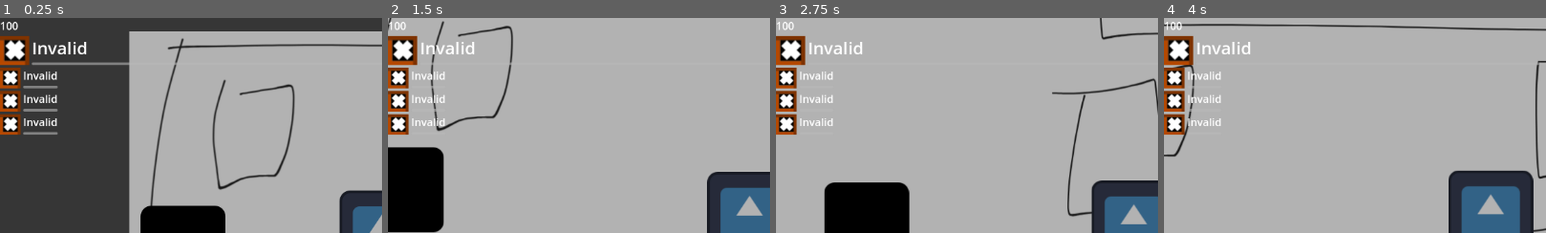
Above: before the commit, frames 1-4 (left to right).
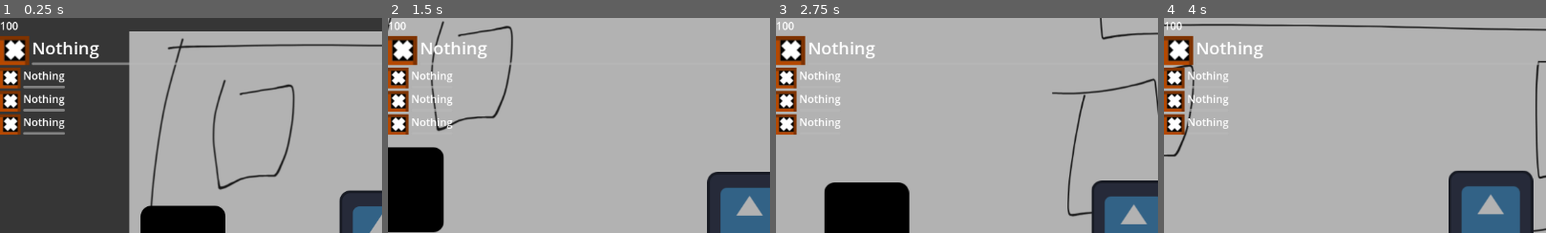
Above: after the commit, the same moments.

Repository: Gurkgamer/PirateSoftware_SummerJam_2024
Game: Godot game, scene res://Scenes/Levels/Test/test_level.tscn
Same seed, same stepped clock (60 frames per second), same inputs: the game is played once before the commit and once after it. The engine's default icon, where the game draws it, is replaced by a stand-in: a white triangle on a blue panel in a dark square.
Inputs (mouse positions are % of the whole screen's width and height, from its top left):
- Up to frame 1 (0.25 s): no input
- Up to frame 2 (1.5 s): tap Enter at 0.5 s; move the mouse to (72, 45) at 0.52 s; press the mouse at (72, 45) at 0.53 s; hold D (Right) 0.53-1.28 s; move the mouse to (30, 55) at 1.27 s; release the mouse at (30, 55) at 1.28 s; hold S (Down) from 1.28 s (still down); click (30, 55) at 1.35 s
- Up to frame 3 (2.75 s): move the mouse to (60, 28) at 2.02 s; release S (Down) at 2.03 s; press the mouse at (60, 28) at 2.03 s; hold D (Right) from 2.03 s (still down)
- Up to frame 4 (4 s): move the mouse to (45, 70) at 2.77 s; release D (Right) at 2.78 s; release the mouse at (45, 70) at 2.78 s; hold W (Up) 2.78-3.53 s; click (45, 70) at 2.85 s; move the mouse to (80, 65) at 3.52 s; press the mouse at (80, 65) at 3.53 s; hold A (Left) from 3.53 s (still down)
The pictures show only the part of the screen within x 0-50%, y 0-50%; the shares and areas given below are measured in that part.

The runs differ from the first frame. In frame 1, 1.5% of the frame differs, in the area x 6-26%, y 11-55%; in frame 2, 1.1%; in frame 3, 1.0%; in frame 4, 1.1%.

Commit message:
Se corrige menus y sonido palmadas

Diff:
--- /dev/null
+++ b/Scenes/AlchemySpells/Nothing/Scripts/nothing.gd
@@ -0,0 +1,9 @@
+extends Node2D
+
+var cooldown : float = 0.01
+
+func _ready() -> void:
+	queue_free()
+
+func initialize(player: CharacterBody2D, _p_direction : Vector2) -> void:
+	global_position = player.global_position
--- /dev/null
+++ b/Scenes/AlchemySpells/Nothing/nothing.tscn
@@ -0,0 +1,6 @@
+[gd_scene load_steps=2 format=3 uid="uid://j3r5a6a7xtgt"]
+
+[ext_resource type="Script" path="res://Scenes/AlchemySpells/Nothing/Scripts/nothing.gd" id="1_a5sdo"]
+
+[node name="Nothing" type="Node2D"]
+script = ExtResource("1_a5sdo")
--- a/Scenes/CanvasLayers/AlchemyMenu/Scripts/alchemy_menu.gd
+++ b/Scenes/CanvasLayers/AlchemyMenu/Scripts/alchemy_menu.gd
@@ -5,7 +5,9 @@
 signal gaunlet_alchemy_applied(setting : Vector3, gaunlet_position: int)
 signal alchemy_set_active_gaunlet(active_gaunlet_tab : int)
 
+@onready var formula_notebook_button: TextureButton = %FormulaNotebookButton
 @onready var formula_notebook: ColorRect = %FormulaNotebook
+var is_alchemy_menu_open : bool
 
 enum liquids{
 	WATER,
@@ -38,6 +40,9 @@
 func _ready() -> void:
 	formula_notebook.return_from_notebook_entries.connect(_on_return_from_notebook_entries)
 	formula_notebook.global_position.x = get_viewport().get_visible_rect().size.x
+
+func _process(delta: float) -> void:
+	%FormulaNotebookButton.disabled = false if is_alchemy_menu_open else true
 
 func set_gaunlet_setups(gaunlets : PackedVector3Array, current_gaunlet : int) -> void:
 	for next_gaunlet_position in range(gaunlets.size()):
@@ -57,6 +62,8 @@
 	_on_clapchemy_button_pressed()
 
 func assign_current_formula_to_gaunlet(formula_vector: Vector3) -> void:
+	if formula_vector == Vector3(-1,-1,-1):
+		formula_vector = Vector3(0,0,0)
 	set_liquid_button(formula_vector.x)
 	set_material_button(formula_vector.y)
 	set_catalyst_button(formula_vector.z)
@@ -66,7 +73,7 @@
 	var spell_name_value : String
 	var spell_entry = GameManager.spell_library[formula_combination]
 	if spell_entry is String:
-		spell_name_value = "Nothing"
+		spell_name_value = "Unassigned" #FIXME Esto es poo, hacer que este valor sea una constante y concatenar numeros si realmente se quiere tener tambien el valor de la conbinacion en el nombre
 	else:
 		spell_name_value = spell_entry["name"]
 	return spell_name_value
@@ -87,10 +94,25 @@
 	%ActiveTexture.texture = NOT_ACTIVE
 	%ActiveLabel.text = "NOT ACTIVE"
 
+## BOTON MAGICO
 func _on_clapchemy_button_pressed() -> void:
 	var formula_combination = Vector3(current_liquid, current_material, current_catalyst)
+	var spell_name_obtained = get_spell_name_by_vector3(formula_combination)
+	if spell_name_obtained.contains("Unassigned"):
+		#TODO -> Lanzar mensaje de que no hay formula para esa combinación
+		#SUGGESTION -> Hacer que el jugador pierda la magia en este guante o que lo mantenga?
+		var mantener : bool = false
+		if mantener :
+			return #Mantener magia
+		else :
+			spell_name_obtained = "Nothing"
+			var original_formula_combination = formula_combination
+			formula_combination = Vector3(-1,-1,-1)
+			GameManager.update_player_layer_spell_data(formula_combination, current_gaunlet_tab)
+			GameManager.available_gaunlets[current_gaunlet_tab] = formula_combination
+			formula_combination = original_formula_combination
+	current_tab_gaunlet_spell_name.text = spell_name_obtained
 	gaunlet_alchemy_applied.emit(formula_combination, current_gaunlet_tab)
-	current_tab_gaunlet_spell_name.text = get_spell_name_by_vector3(formula_combination)
 	var is_new_spell = formula_notebook.add_notebook_entry(formula_combination)
 	if is_new_spell :
 		is_new_spell.assign_notebook_formula.connect(on_notebook_asign_formula)
@@ -284,5 +306,5 @@
 	var viewport_size = get_viewport().get_visible_rect().size
 	#formula_notebook.global_position.x = viewport_size.x
 	var tween = create_tween()
-	tween.tween_property(formula_notebook, "global_position:x", viewport_size.x, 0.1).finished.connect(func() -> void : print("termine"))
+	tween.tween_property(formula_notebook, "global_position:x", viewport_size.x, 0.1)
 	return tween
--- a/Scenes/CanvasLayers/AlchemyMenu/alchemy_menu.tscn
+++ b/Scenes/CanvasLayers/AlchemyMenu/alchemy_menu.tscn
@@ -333,7 +333,8 @@
 layout_mode = 2
 size_flags_horizontal = 3
 
-[node name="TextureButton" type="TextureButton" parent="HBoxContainer/AlchemyContainer/HBoxContainer2"]
+[node name="FormulaNotebookButton" type="TextureButton" parent="HBoxContainer/AlchemyContainer/HBoxContainer2"]
+unique_name_in_owner = true
 layout_mode = 2
 focus_mode = 0
 texture_normal = ExtResource("5_jwtap")
@@ -622,7 +623,7 @@
 
 [connection signal="tab_changed" from="HBoxContainer/GaunletContainer/TabContainer" to="." method="_on_tab_container_tab_changed"]
 [connection signal="pressed" from="HBoxContainer/GaunletContainer/HBoxContainer/ClapchemyButton" to="." method="_on_clapchemy_button_pressed"]
-[connection signal="pressed" from="HBoxContainer/AlchemyContainer/HBoxContainer2/TextureButton" to="." method="_on_texture_button_pressed"]
+[connection signal="pressed" from="HBoxContainer/AlchemyContainer/HBoxContainer2/FormulaNotebookButton" to="." method="_on_texture_button_pressed"]
 [connection signal="toggled" from="HBoxContainer/AlchemyContainer/LiquidsContainer/WaterTexture" to="." method="_on_water_texture_toggled"]
 [connection signal="toggled" from="HBoxContainer/AlchemyContainer/LiquidsContainer/VinegarTexture" to="." method="_on_vinegar_texture_toggled"]
 [connection signal="toggled" from="HBoxContainer/AlchemyContainer/LiquidsContainer/OilTexture" to="." method="_on_oil_texture_toggled"]
--- a/Scenes/CanvasLayers/FormulaNotebook/Scripts/formula_notebook.gd
+++ b/Scenes/CanvasLayers/FormulaNotebook/Scripts/formula_notebook.gd
@@ -9,9 +9,9 @@
 
 #CHORE -> POnerle el tipo de retorno o no me molesto?
 func add_notebook_entry(formula_vector : Vector3): # Para saber si es una entrada
-	print("Recibo vector magia		: " + str(formula_vector))
 	var spell_entry = GameManager.spell_library[formula_vector]
-	if spell_entry is String : #TODO -> Que hacer ocn el nothing
+	if spell_entry is String or formula_vector == Vector3(-1,-1,-1)  :
+		push_error("Algo ha llamado aqui con un entrada sin magia: " + str(formula_vector))
 		return null
 
 	for next_entry in entry_container.get_children():
--- a/Scenes/CanvasLayers/PlayerStatus/player_status.tscn
+++ b/Scenes/CanvasLayers/PlayerStatus/player_status.tscn
@@ -1,7 +1,7 @@
 [gd_scene load_steps=3 format=3 uid="uid://bxdcdi2qveb03"]
 
 [ext_resource type="Script" path="res://Scenes/CanvasLayers/PlayerStatus/Scripts/player_status.gd" id="1_cmkwq"]
-[ext_resource type="Texture2D" uid="uid://c415ayvnkkulp" path="res://Scenes/AlchemySpells/Invalid/Images/invalid_icon.png" id="2_7iwvb"]
+[ext_resource type="Texture2D" uid="uid://c415ayvnkkulp" path="res://Scenes/AlchemySpells/Nothing/Images/nothing_icon.png" id="2_7iwvb"]
 
 [node name="PlayerStatus" type="CanvasLayer"]
 process_mode = 3
--- a/Scenes/Player/Scripts/player.gd
+++ b/Scenes/Player/Scripts/player.gd
@@ -19,6 +19,7 @@
 	if event.is_action_pressed("Cast") and spell_scene:
 		var casted_spell = spell_scene.instantiate()
 		if SpellCooldownManager.can_be_cast(casted_spell) :
+			%ClapSFX.play()
 			var mouse_direction = (get_global_mouse_position() - position).normalized()
 			casted_spell.initialize(self, mouse_direction)
 			get_tree().root.add_child(casted_spell)
--- a/Scenes/Player/player.tscn
+++ b/Scenes/Player/player.tscn
@@ -1,8 +1,9 @@
-[gd_scene load_steps=4 format=3 uid="uid://cw5ulthl1fbcm"]
+[gd_scene load_steps=5 format=3 uid="uid://cw5ulthl1fbcm"]
 
 [ext_resource type="Script" path="res://Scenes/Player/Scripts/player.gd" id="1_06ou5"]
 [ext_resource type="Texture2D" uid="uid://bcqmeah0a81ju" path="res://icon.svg" id="2_v5a83"]
 [ext_resource type="Script" path="res://Scenes/Player/Scripts/camera_2d.gd" id="3_lojil"]
+[ext_resource type="AudioStream" uid="uid://oxwrf6bbsw7h" path="res://Audio/SFX/Claps/clap001.ogg" id="4_r46af"]
 
 [node name="Player" type="CharacterBody2D" groups=["Player"]]
 process_mode = 1
@@ -18,4 +19,8 @@
 unique_name_in_owner = true
 one_shot = true
 
+[node name="ClapSFX" type="AudioStreamPlayer2D" parent="."]
+unique_name_in_owner = true
+stream = ExtResource("4_r46af")
+
 [connection signal="timeout" from="CoolDownTimer" to="." method="_on_cool_down_timer_timeout"]
--- a/Scripts/game_manager.gd
+++ b/Scripts/game_manager.gd
@@ -8,17 +8,17 @@
 
 var player : CharacterBody2D
 
-var active_gaunlet : int = 0:
+var active_gaunlet_slot : int = 0:
 	get:
-		return active_gaunlet
+		return active_gaunlet_slot
 	set (value):
 		if value >= available_gaunlets.size():
-			active_gaunlet = 0
+			active_gaunlet_slot = 0
 			return
 		if value < 0 :
-			active_gaunlet = available_gaunlets.size() - 1
+			active_gaunlet_slot = available_gaunlets.size() - 1
 			return
-		active_gaunlet = value
+		active_gaunlet_slot = value
 var available_gaunlets : PackedVector3Array = [
 	Vector3(-1,-1,-1),
 	Vector3(-1,-1,-1),
@@ -27,7 +27,6 @@
 var canvas_alchemy_layer : CanvasLayer
 var player_status_layer
 var alchemy_menu : Control
-var in_alchemy_menu : bool = false
 
 func _ready() -> void:
 	process_mode = Node.PROCESS_MODE_ALWAYS
@@ -40,10 +39,15 @@
 	player_status_layer.layer = 2
 	for next_spell_position in range(available_gaunlets.size()-1,-1,-1):
 		update_player_layer_spell_data(available_gaunlets[next_spell_position],next_spell_position)
+		_on_alchemy_setting_set(available_gaunlets[next_spell_position],next_spell_position)
 	get_tree().root.add_child.call_deferred(player_status_layer)
-	active_gaunlet = 0
-	player_status_layer.set_active_spell(active_gaunlet)
-	#TODO -> Añadir escena invalida como primera magia?????
+	active_gaunlet_slot = 0
+	player_status_layer.set_active_spell(active_gaunlet_slot)
+	available_gaunlets = [
+	Vector3(0,0,0),
+	Vector3(0,0,0),
+	Vector3(0,0,0),
+	Vector3(0,0,0)]
 
 func _process(_delta: float) -> void:
 
@@ -54,17 +58,17 @@
 
 func _input(event: InputEvent) -> void:
 	if event.is_action_pressed("OpenAlchemyMenu"):
-		if !in_alchemy_menu :
+		if !alchemy_menu or !alchemy_menu.is_alchemy_menu_open :
 			open_alchemy_menu()
 		else :
 			close_alchemy_menu()
 
 func _on_player_gaunlet_change(direction : bool) -> void :
 	if direction:
-		active_gaunlet +=1
+		active_gaunlet_slot +=1
 	else :
-		active_gaunlet -=1
-	_on_alchemy_set_active_gaunlet(active_gaunlet)
+		active_gaunlet_slot -=1
+	_on_alchemy_set_active_gaunlet(active_gaunlet_slot)
 
 func on_player_health_change(health_value : int) -> void:
 	pass
@@ -81,136 +85,140 @@
 		canvas_alchemy_layer.add_child(alchemy_menu)
 		get_tree().root.add_child(canvas_alchemy_layer)
 
-		alchemy_menu.set_gaunlet_setups(available_gaunlets, active_gaunlet)
 		alchemy_menu.gaunlet_alchemy_applied.connect(_on_alchemy_setting_set)
 		alchemy_menu.alchemy_set_active_gaunlet.connect(_on_alchemy_set_active_gaunlet)
 
+	alchemy_menu.set_gaunlet_setups(available_gaunlets, active_gaunlet_slot)
 	var tween = create_tween()
-	tween.tween_property(alchemy_menu, "position:x", 0,0.1)
-	in_alchemy_menu = true
+	tween.tween_property(alchemy_menu, "position:x", 0,0.1).finished.connect(func() -> void:
+		alchemy_menu.is_alchemy_menu_open = true
+		)
 
 func close_alchemy_menu() -> void:
+	alchemy_menu.is_alchemy_menu_open = false
 	var submenu_tween : Tween = alchemy_menu._on_return_from_notebook_entries()
 	submenu_tween.finished.connect(func() -> void:
 		var tween = create_tween()
 		var viewport_size = get_viewport().get_visible_rect().size
 		tween.tween_property(alchemy_menu, "position:x", viewport_size.x, 0.1).finished.connect(func() -> void:
 			get_tree().paused = false
-			in_alchemy_menu = false
+			alchemy_menu.is_alchemy_menu_open = false
 			, CONNECT_ONE_SHOT)
 			, CONNECT_ONE_SHOT)
 
-func _on_alchemy_set_active_gaunlet(gaunlet_position: int) -> void:
-	active_gaunlet = gaunlet_position
-	update_player_layer_spell_data(available_gaunlets[active_gaunlet], active_gaunlet)
-	player_status_layer.set_active_spell(gaunlet_position)
-	var diccionaro = available_gaunlets[active_gaunlet]
-	var spell_data = spell_library[diccionaro]
+func _on_alchemy_set_active_gaunlet(gaunlet_slot: int) -> void:
+	active_gaunlet_slot = gaunlet_slot
+	update_player_layer_spell_data(available_gaunlets[gaunlet_slot], gaunlet_slot)
+	player_status_layer.set_active_spell(gaunlet_slot)
+	var active_apell_combination = available_gaunlets[gaunlet_slot]
+	var spell_data = spell_library[active_apell_combination]
 	if spell_data is String:
 		spell_data = spell_library[Vector3(-1,-1,-1)]
-	player.set_spell(spell_library[diccionaro]["scene"])
-
-func _on_alchemy_setting_set(new_gaunlet_setting : Vector3, gaunlet_position: int) -> void :
-	update_player_layer_spell_data(new_gaunlet_setting, gaunlet_position)
-	if gaunlet_position == active_gaunlet: # Si es el guante activo, actualizar directamente la escena del jugador para la magia
-		_on_alchemy_set_active_gaunlet(gaunlet_position)
+	#player.set_spell(spell_library[active_apell_combination]["scene"])
+	player.set_spell(spell_data["scene"])
+
+## AL PULSAR EL BOTON MAGICO
+func _on_alchemy_setting_set(new_gaunlet_setting : Vector3, gaunlet_slot: int) -> void :
+	update_player_layer_spell_data(new_gaunlet_setting, gaunlet_slot)
+	if gaunlet_slot == active_gaunlet_slot: # Si es el guante activo, actualizar directamente la escena del jugador para la magia
+		_on_alchemy_set_active_gaunlet(gaunlet_slot)
 
 ## ESTO SOLO ACTUALIZA LA INFORMACION DE LAS MAGIAS EN PANTALLA DEL PLAYER LAYER
-func update_player_layer_spell_data(new_setting : Vector3, gaunlet_position : int) -> void :
-	available_gaunlets[gaunlet_position] = new_setting
+func update_player_layer_spell_data(new_setting : Vector3, gaunlet_slot : int) -> void :
+	available_gaunlets[gaunlet_slot] = new_setting
 	var spell_packedscene = spell_library[new_setting]
 	if !spell_packedscene is String:
-		player_status_layer.set_gaunlet_data(spell_packedscene["name"], spell_packedscene["icon"], gaunlet_position)
+		player_status_layer.set_gaunlet_data(spell_packedscene["name"], spell_packedscene["icon"], gaunlet_slot)
 	else : #CHORE - Quitar esto al acabar
 		print("NO HAY PARA ESTA COMBINACION")
 
 # LIQUID - SOLID - CATALYST
 var spell_library ={
-	# TODO - Poner escena para invalido aqui
-	Vector3(-1,-1,-1): {"name":"Invalid","scene": null, "icon": preload("res://Scenes/AlchemySpells/Invalid/Images/invalid_icon.png")},
+	# HACK - Todo esto deberian ser recursos fisicos en el proyecto
+	Vector3(-1,-1,-1): {"name":"Nothing","scene": preload("res://Scenes/AlchemySpells/Nothing/nothing.tscn"), "icon": preload("res://Scenes/AlchemySpells/Nothing/Images/nothing_icon.png")},
 	# X-X-0 -> Ruby
-	Vector3(0,0,0): "Resource000",
-	Vector3(1,0,0): "Resource100",
-	Vector3(2,0,0): "Resource200",
-	Vector3(3,0,0): "Resource300",
-	Vector3(0,1,0): "Resource010",
-	Vector3(1,1,0): "Resource110",
-	Vector3(2,1,0): "Resource210",
-	Vector3(3,1,0): "Resource310",
-	Vector3(0,2,0): "Resource020", # Vapor - FieldSkill - Steam like puzzles?
-	Vector3(1,2,0): "Resource120", # FireShield - Defensive - Fire attack protection
+	Vector3(0,0,0): "Unassigned000",
+	Vector3(1,0,0): "Unassigned100",
+	Vector3(2,0,0): "Unassigned200",
+	Vector3(3,0,0): "Unassigned300",
+	Vector3(0,1,0): "Unassigned010",
+	Vector3(1,1,0): "Unassigned110",
+	Vector3(2,1,0): "Unassigned210",
+	Vector3(3,1,0): "Unassigned310",
+	Vector3(0,2,0): "Unassigned020", # Vapor - FieldSkill - Steam like puzzles?
+	Vector3(1,2,0): "Unassigned120", # FireShield - Defensive - Fire attack protection
 	Vector3(2,2,0): {"name": "Bonfire", "scene" : preload("res://Scenes/AlchemySpells/BonFire/bonfire.tscn"), "icon" : preload("res://Scenes/AlchemySpells/BonFire/Images/bonfire_icon.png")}, # FieldSkill - Increases level brigthness
 	Vector3(3,2,0): {"name": "Fireball", "scene" : preload("res://Scenes/AlchemySpells/FireBall/fire_ball.tscn"), "icon" : preload("res://Scenes/AlchemySpells/FireBall/Images/fireball_icon.png")}, # Offensive
-	Vector3(0,3,0): "Resource030",
-	Vector3(1,3,0): "Resource130",
-	Vector3(2,3,0): "Resource230",
-	Vector3(3,3,0): "Resource330",
+	Vector3(0,3,0): "Unassigned030",
+	Vector3(1,3,0): "Unassigned130",
+	Vector3(2,3,0): "Unassigned230",
+	Vector3(3,3,0): "Unassigned330",
 	# X-X-1 -> Topaz
-	Vector3(0,0,1): "Resource001",
-	Vector3(1,0,1): "Resource101",
-	Vector3(2,0,1): "Resource201",
-	Vector3(3,0,1): "Resource301",
-	Vector3(0,1,1): "Resource011",
-	Vector3(1,1,1): "Resource111",
-	Vector3(2,1,1): "Resource211",
-	Vector3(3,1,1): "Resource311",
-	Vector3(0,2,1): "Resource021",
-	Vector3(1,2,1): "Resource121",
-	Vector3(2,2,1): "Resource221",
-	Vector3(3,2,1): "Resource321",
-	Vector3(0,3,1): "Resource031",
-	Vector3(1,3,1): "Resource131",
-	Vector3(2,3,1): "Resource231",
-	Vector3(3,3,1): "Resource331",
+	Vector3(0,0,1): "Unassigned001",
+	Vector3(1,0,1): "Unassigned101",
+	Vector3(2,0,1): "Unassigned201",
+	Vector3(3,0,1): "Unassigned301",
+	Vector3(0,1,1): "Unassigned011",
+	Vector3(1,1,1): "Unassigned111",
+	Vector3(2,1,1): "Unassigned211",
+	Vector3(3,1,1): "Unassigned311",
+	Vector3(0,2,1): "Unassigned021",
+	Vector3(1,2,1): "Unassigned121",
+	Vector3(2,2,1): "Unassigned221",
+	Vector3(3,2,1): "Unassigned321",
+	Vector3(0,3,1): "Unassigned031",
+	Vector3(1,3,1): "Unassigned131",
+	Vector3(2,3,1): "Unassigned231",
+	Vector3(3,3,1): "Unassigned331",
 	# 2-X-X -> EMERALD
-	Vector3(0,0,2): "Resource002",
-	Vector3(1,0,2): "Resource102",
-	Vector3(2,0,2): "Resource202",
-	Vector3(3,0,2): "Resource302",
-	Vector3(0,1,2): "Resource012",
-	Vector3(1,1,2): "Resource112",
-	Vector3(2,1,2): "Resource212",
-	Vector3(3,1,2): "Resource312",
-	Vector3(0,2,2): "Resource022",
-	Vector3(1,2,2): "Resource122",
-	Vector3(2,2,2): "Resource222",
-	Vector3(3,2,2): "Resource322",
-	Vector3(0,3,2): "Resource032",
-	Vector3(1,3,2): "Resource132",
-	Vector3(2,3,2): "Resource232",
-	Vector3(3,3,2): "Resource332",
+	Vector3(0,0,2): "Unassigned002",
+	Vector3(1,0,2): "Unassigned102",
+	Vector3(2,0,2): "Unassigned202",
+	Vector3(3,0,2): "Unassigned302",
+	Vector3(0,1,2): "Unassigned012",
+	Vector3(1,1,2): "Unassigned112",
+	Vector3(2,1,2): "Unassigned212",
+	Vector3(3,1,2): "Unassigned312",
+	Vector3(0,2,2): "Unassigned022",
+	Vector3(1,2,2): "Unassigned122",
+	Vector3(2,2,2): "Unassigned222",
+	Vector3(3,2,2): "Unassigned322",
+	Vector3(0,3,2): "Unassigned032",
+	Vector3(1,3,2): "Unassigned132",
+	Vector3(2,3,2): "Unassigned232",
+	Vector3(3,3,2): "Unassigned332",
 	# 2-X-X -> GOLD
-	Vector3(0,0,3): "Resource003",
-	Vector3(1,0,3): "Resource103",
-	Vector3(2,0,3): "Resource203",
-	Vector3(3,0,3): "Resource303",
-	Vector3(0,1,3): "Resource013",
-	Vector3(1,1,3): "Resource113",
-	Vector3(2,1,3): "Resource213",
-	Vector3(3,1,3): "Resource313",
-	Vector3(0,2,3): "Resource023",
-	Vector3(1,2,3): "Resource123",
-	Vector3(2,2,3): "Resource223",
-	Vector3(3,2,3): "Resource323",
-	Vector3(0,3,3): "Resource033",
-	Vector3(1,3,3): "Resource133",
-	Vector3(2,3,3): "Resource233",
-	Vector3(3,3,3): "Resource333",
+	Vector3(0,0,3): "Unassigned003",
+	Vector3(1,0,3): "Unassigned103",
+	Vector3(2,0,3): "Unassigned203",
+	Vector3(3,0,3): "Unassigned303",
+	Vector3(0,1,3): "Unassigned013",
+	Vector3(1,1,3): "Unassigned113",
+	Vector3(2,1,3): "Unassigned213",
+	Vector3(3,1,3): "Unassigned313",
+	Vector3(0,2,3): "Unassigned023",
+	Vector3(1,2,3): "Unassigned123",
+	Vector3(2,2,3): "Unassigned223",
+	Vector3(3,2,3): "Unassigned323",
+	Vector3(0,3,3): "Unassigned033",
+	Vector3(1,3,3): "Unassigned133",
+	Vector3(2,3,3): "Unassigned233",
+	Vector3(3,3,3): "Unassigned333",
 	# 2-X-X -> SHADOW
-	Vector3(0,0,4): "Resource004",
-	Vector3(1,0,4): "Resource104",
-	Vector3(2,0,4): "Resource204",
-	Vector3(3,0,4): "Resource304",
-	Vector3(0,1,4): "Resource014",
-	Vector3(1,1,4): "Resource114",
-	Vector3(2,1,4): "Resource214",
-	Vector3(3,1,4): "Resource314",
-	Vector3(0,2,4): "Resource024",
-	Vector3(1,2,4): "Resource124",
-	Vector3(2,2,4): "Resource224",
-	Vector3(3,2,4): "Resource324",
-	Vector3(0,3,4): "Resource034",
-	Vector3(1,3,4): "Resource134",
-	Vector3(2,3,4): "Resource234",
-	Vector3(3,3,4): "Resource334"
+	Vector3(0,0,4): "Unassigned004",
+	Vector3(1,0,4): "Unassigned104",
+	Vector3(2,0,4): "Unassigned204",
+	Vector3(3,0,4): "Unassigned304",
+	Vector3(0,1,4): "Unassigned014",
+	Vector3(1,1,4): "Unassigned114",
+	Vector3(2,1,4): "Unassigned214",
+	Vector3(3,1,4): "Unassigned314",
+	Vector3(0,2,4): "Unassigned024",
+	Vector3(1,2,4): "Unassigned124",
+	Vector3(2,2,4): "Unassigned224",
+	Vector3(3,2,4): "Unassigned324",
+	Vector3(0,3,4): "Unassigned034",
+	Vector3(1,3,4): "Unassigned134",
+	Vector3(2,3,4): "Unassigned234",
+	Vector3(3,3,4): "Unassigned334"
 }
--- a/Scripts/spell_cooldown_manager.gd
+++ b/Scripts/spell_cooldown_manager.gd
@@ -26,7 +26,6 @@
 		return true
 
 func get_cooldown_remaing_time(spell_name : String) -> float:
-	if spell_name == "Nothing": return 0.0 #FIXME -> Permitir añadir Nothing al sistema de cooldown
 	if !spell_name: #NOTE -> No se deberia necesitar comprobar null si se hace bien
 		push_error("No ha llegado el nombre de la magia")
 	if spell_timers.has(spell_name) :
--- a/project.godot
+++ b/project.godot
@@ -93,7 +93,7 @@
 }
 OpenAlchemyMenu={
 "deadzone": 0.5,
-"events": [Object(InputEventKey,"resource_local_to_scene":false,"resource_name":"","device":-1,"window_id":0,"alt_pressed":false,"shift_pressed":false,"ctrl_pressed":false,"meta_pressed":false,"pressed":false,"keycode":0,"physical_keycode":4194306,"key_label":0,"unicode":0,"location":0,"echo":false,"script":null)
+"events": [Object(InputEventMouseButton,"resource_local_to_scene":false,"resource_name":"","device":-1,"window_id":0,"alt_pressed":false,"shift_pressed":false,"ctrl_pressed":false,"meta_pressed":false,"button_mask":2,"position":Vector2(148, 8),"global_position":Vector2(157, 54),"factor":1.0,"button_index":2,"canceled":false,"pressed":true,"double_click":false,"script":null)
 ]
 }
 
Not shown, added: Audio/SFX/Claps/clap001.ogg.import
Binary file added: Scenes/AlchemySpells/Nothing/Images/nothing_icon.png
Not shown, added: Scenes/AlchemySpells/Nothing/Images/nothing_icon.png.import
Not shown, added: Audio/SFX/Claps/clap001.ogg
